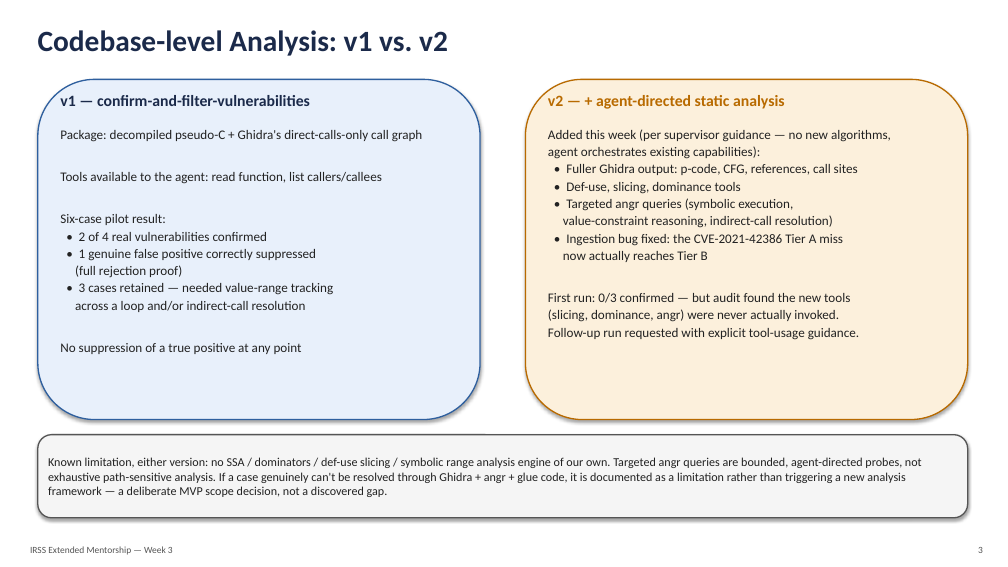
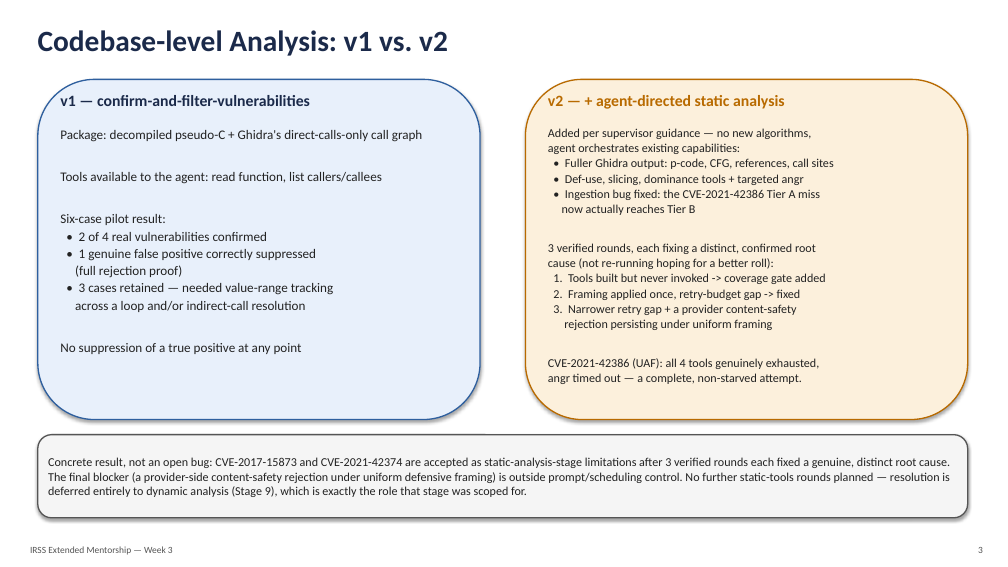
Before and after one commit to valentinaRossi10/OneMonthExtension, a slide deck: slide 3 of presentations/W3_progress.pptx. Drawn at 1008x567 pixels with LibreOffice and Linux fonts; fonts in the diff are those of the drawing. Boxes give left, top, right and bottom in pixels: in the first picture for what was removed or moved away, otherwise in the second. Text is boxed around its words. In the diff, an @@ line names an element or a change of style, - is before the commit and + after.

```diff
--- a/presentations/W3_progress.pptx
+++ b/presentations/W3_progress.pptx
@@ text at [548, 128, 811, 154]: text changed; size 12.5 to 11.5 pt @@
-Added this week (per supervisor guidance — no new algorithms,
-agent orchestrates existing capabilities):
+Added per supervisor guidance — no new algorithms,
+agent orchestrates existing capabilities:
@@ text at [562, 158, 834, 215]: size 12.5 to 11.5 pt in "• Fuller Ghidra output: p-code, CFG, references, ...", "• Ingestion bug fixed: the CVE-2021-42386 Tier ...", "now actually reaches Tier B"; line spacing 1.1 to 1.05 @@
@@ text at [565, 174, 804, 185]: text changed; size 12.5 to 11.5 pt @@
-• Def-use, slicing, dominance tools
-• Targeted angr queries (symbolic execution,
-value-constraint reasoning, indirect-call resolution)
+• Def-use, slicing, dominance tools + targeted angr
@@ text at [548, 243, 826, 384]: text changed; size 12.5 to 11.5 pt @@
-First run: 0/3 confirmed — but audit found the new tools
-(slicing, dominance, angr) were never actually invoked.
-Follow-up run requested with explicit tool-usage guidance.
+3 verified rounds, each fixing a distinct, confirmed root
+cause (not re-running hoping for a better roll):
+1. Tools built but never invoked -> coverage gate added
+2. Framing applied once, retry-budget gap -> fixed
+3. Narrower retry gap + a provider content-safety
+rejection persisting under uniform framing
+CVE-2021-42386 (UAF): all 4 tools genuinely exhausted,
+angr timed out — a complete, non-starved attempt.
@@ text in rounded rectangle at [48, 457, 950, 497]: text changed @@
-Known limitation, either version: no SSA / dominators / def-use slicing / symbolic range analysis engine of our own. Targeted angr queries are bounded, agent-directed probes, not exhaustive path-sensitive analysis. If a case genuinely can't be resolved through Ghidra + angr + glue code, it is documented as a limitation rather than triggering a new analysis framework — a deliberate MVP scope decision, not a discovered gap.
+Concrete result, not an open bug: CVE-2017-15873 and CVE-2021-42374 are accepted as static-analysis-stage limitations after 3 verified rounds each fixed a genuine, distinct root cause. The final blocker (a provider-side content-safety rejection under uniform defensive framing) is outside prompt/scheduling control. No further static-tools rounds planned — resolution is deferred entirely to dynamic analysis (Stage 9), which is exactly the role that stage was scoped for.
```
Also in this commit, not shown: 3 other slides changed, 1 slide added, 25 other files.
